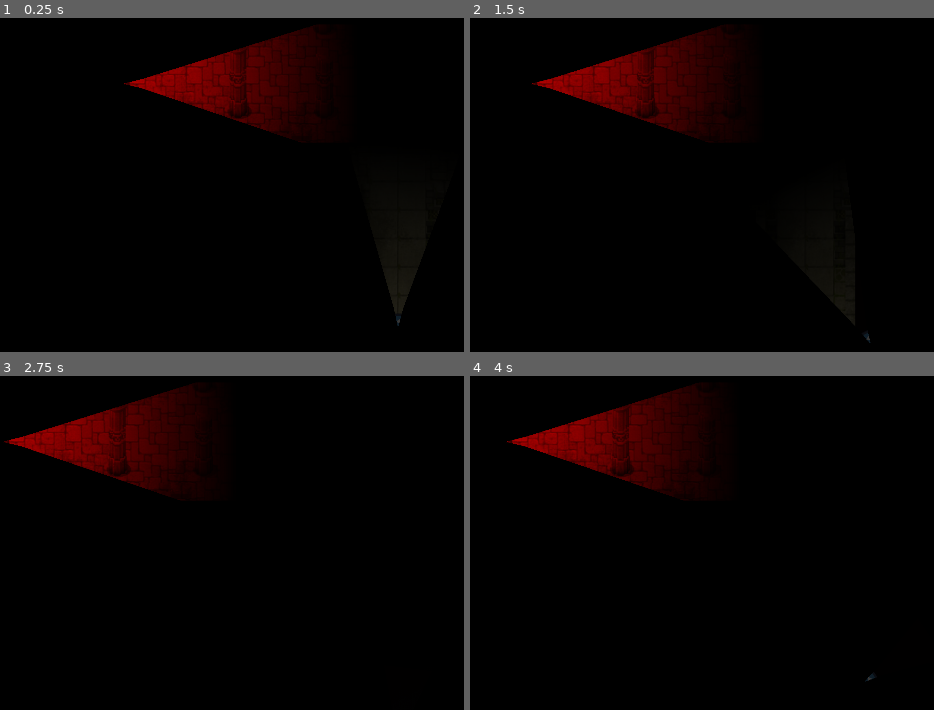
Above: before the commit, frames 1-4 (two rows, left to right).
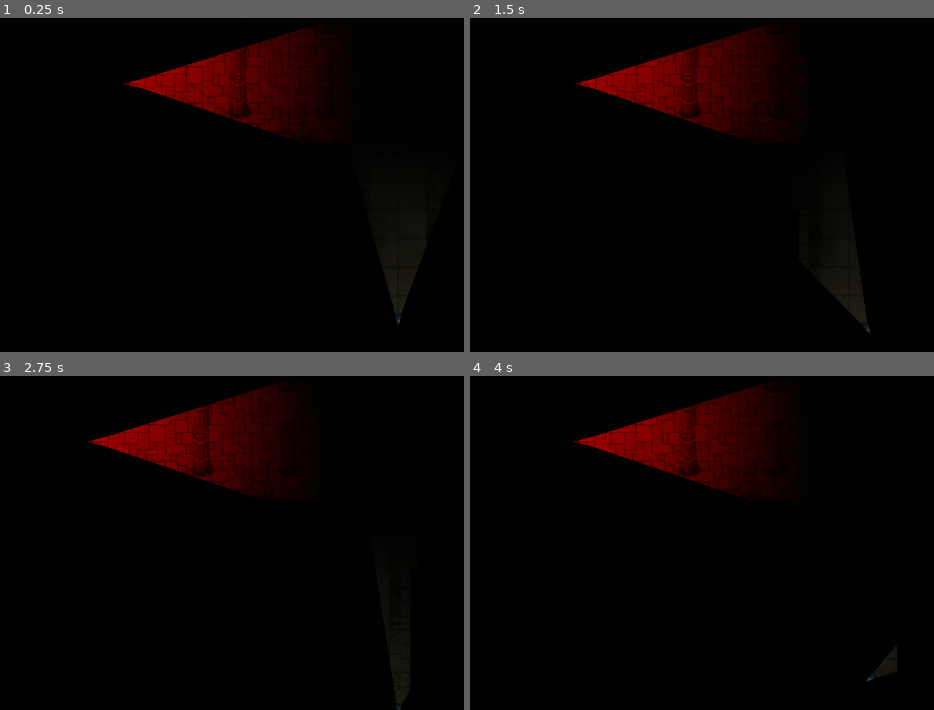
Above: after the commit, the same moments.

Repository: linghluo/2D-top-view-Escapists
Game: Godot game, scene res://scenes/main.tscn
The game is run twice, just before and just after one commit, with the same random seed, the same clock (stepped at 60 frames per second) and the same inputs. The engine's default icon, where the game draws it, is replaced by a stand-in: a white triangle on a blue panel in a dark square.
Inputs (mouse positions are in pixels of both pictures, inside the frame that each line leads up to):
- Up to frame 1 (0.25 s): no input
- Up to frame 2 (1.5 s): tap Enter at 0.5 s; move the mouse to (outside the picture) at 0.52 s; hold D (p_right) 0.53-1.28 s; hold Space (p_sneak, bound only after the commit) 0.53-1.28 s; tap Shift (p_dash, bound only after the commit) at 0.6 s; move the mouse to (711, 151) at 1.27 s; hold S (p_down) from 1.28 s (still down); tap Space (p_sneak, bound only after the commit) at 1.35 s
- Up to frame 3 (2.75 s): tap Shift (p_dash, bound only after the commit) at 1.55, 2.1 s; move the mouse to (outside the picture) at 2.02 s; release S (p_down) at 2.03 s; hold D (p_right) from 2.03 s (still down); hold Space (p_sneak, bound only after the commit) from 2.03 s (still down)
- Up to frame 4 (4 s): move the mouse to (827, 576) at 2.77 s; release D (p_right) at 2.78 s; release Space (p_sneak, bound only after the commit) at 2.78 s; hold W (p_up) 2.78-3.53 s; tap Space (p_sneak, bound only after the commit) at 2.85, 3.5 s; tap Shift (p_dash, bound only after the commit) at 3.05, 3.6 s; move the mouse to (outside the picture) at 3.52 s; hold A (p_left) from 3.53 s (still down); hold Space (p_sneak, bound only after the commit) from 3.53 s (still down)

The runs differ from the first frame. In frame 2, 8.4% of the frame differs, in the area x 13-87%, y 2-98%; in frame 3, 12%, in the area x 0-88%, y 2-100%; in frame 4, 11%.

Commit message:
又是充实的一天啊，重构了player，加了点小功能

Diff:
--- a/project.godot
+++ b/project.godot
@@ -44,6 +44,20 @@
 }
 p_attack={
 "deadzone": 0.2,
-"events": [Object(InputEventKey,"resource_local_to_scene":false,"resource_name":"","device":-1,"window_id":0,"alt_pressed":false,"shift_pressed":false,"ctrl_pressed":false,"meta_pressed":false,"pressed":false,"keycode":0,"physical_keycode":74,"key_label":0,"unicode":106,"location":0,"echo":false,"script":null)
+"events": [Object(InputEventMouseButton,"resource_local_to_scene":false,"resource_name":"","device":-1,"window_id":0,"alt_pressed":false,"shift_pressed":false,"ctrl_pressed":false,"meta_pressed":false,"button_mask":1,"position":Vector2(170, 31),"global_position":Vector2(182, 91),"factor":1.0,"button_index":1,"canceled":false,"pressed":true,"double_click":false,"script":null)
 ]
 }
+p_sneak={
+"deadzone": 0.2,
+"events": [Object(InputEventKey,"resource_local_to_scene":false,"resource_name":"","device":-1,"window_id":0,"alt_pressed":false,"shift_pressed":false,"ctrl_pressed":false,"meta_pressed":false,"pressed":false,"keycode":0,"physical_keycode":32,"key_label":0,"unicode":32,"location":0,"echo":false,"script":null)
+]
+}
+p_dash={
+"deadzone": 0.2,
+"events": [Object(InputEventKey,"resource_local_to_scene":false,"resource_name":"","device":-1,"window_id":0,"alt_pressed":false,"shift_pressed":false,"ctrl_pressed":false,"meta_pressed":false,"pressed":false,"keycode":0,"physical_keycode":4194325,"key_label":0,"unicode":0,"location":0,"echo":false,"script":null)
+]
+}
+
+[rendering]
+
+viewport/hdr_2d=true
--- a/scenes/main.tscn
+++ b/scenes/main.tscn
@@ -1,9 +1,22 @@
-[gd_scene load_steps=5 format=3 uid="uid://dukca71mfgm5q"]
+[gd_scene load_steps=6 format=3 uid="uid://dukca71mfgm5q"]
 
 [ext_resource type="PackedScene" uid="uid://bq3vftd4hwv26" path="res://scenes/player.tscn" id="1_o5qli"]
 [ext_resource type="PackedScene" uid="uid://dj3pes45dip6o" path="res://scenes/enemy.tscn" id="2_0wfyh"]
 [ext_resource type="Texture2D" uid="uid://ciarrw1bmn6ok" path="res://src/yuka遺跡１F_1b.png" id="3_sugp2"]
-[ext_resource type="Script" path="res://script/camera001.gd" id="4_jyhfs"]
+[ext_resource type="Script" uid="uid://dehdi1dk1ymfs" path="res://script/camera001.gd" id="4_jyhfs"]
+
+[sub_resource type="Environment" id="Environment_jyhfs"]
+ambient_light_sky_contribution = 0.0
+glow_enabled = true
+glow_levels/1 = 1.0
+glow_levels/2 = 1.0
+glow_levels/4 = 1.0
+glow_levels/6 = 1.0
+glow_levels/7 = 1.0
+glow_intensity = 1.49
+glow_bloom = 0.64
+glow_blend_mode = 0
+glow_hdr_threshold = 0.22
 
 [node name="Main" type="Node2D"]
 metadata/_edit_lock_ = true
@@ -15,6 +28,8 @@
 metadata/_edit_lock_ = true
 
 [node name="DirectionalLight2D" type="DirectionalLight2D" parent="."]
+color = Color(1, 1, 1, 0.733333)
+energy = 1.35
 blend_mode = 1
 metadata/_edit_lock_ = true
 
@@ -33,3 +48,6 @@
 limit_right = 1485
 limit_bottom = 695
 script = ExtResource("4_jyhfs")
+
+[node name="WorldEnvironment" type="WorldEnvironment" parent="."]
+environment = SubResource("Environment_jyhfs")
--- a/scenes/player.tscn
+++ b/scenes/player.tscn
@@ -1,7 +1,13 @@
-[gd_scene load_steps=8 format=3 uid="uid://bq3vftd4hwv26"]
+[gd_scene load_steps=10 format=3 uid="uid://bq3vftd4hwv26"]
 
 [ext_resource type="Script" uid="uid://bchgnsj8l8aqe" path="res://script/player.gd" id="1_g2brh"]
 [ext_resource type="Texture2D" uid="uid://bh0arcprifcq5" path="res://icon.svg" id="1_lj8jo"]
+[ext_resource type="Shader" uid="uid://cdg1d1knr0jvy" path="res://shader/player_Afterimage.gdshader" id="2_qhqgy"]
+
+[sub_resource type="ShaderMaterial" id="ShaderMaterial_qhqgy"]
+shader = ExtResource("2_qhqgy")
+shader_parameter/time = 0.0
+shader_parameter/glow_color = Color(1, 0.5, 1, 1)
 
 [sub_resource type="CapsuleShape2D" id="CapsuleShape2D_g2brh"]
 radius = 34.375
@@ -24,7 +30,13 @@
 [node name="player" type="CharacterBody2D"]
 script = ExtResource("1_g2brh")
 
+[node name="AfterImage" type="Sprite2D" parent="."]
+material = SubResource("ShaderMaterial_qhqgy")
+scale = Vector2(0.146, 0.146)
+texture = ExtResource("1_lj8jo")
+
 [node name="Sprite2D" type="Sprite2D" parent="."]
+use_parent_material = true
 position = Vector2(1, 1.90735e-06)
 scale = Vector2(0.1958, 0.189453)
 texture = ExtResource("1_lj8jo")
@@ -55,4 +67,6 @@
 position = Vector2(8, -15)
 occluder = SubResource("OccluderPolygon2D_dqkch")
 
+[node name="CPUParticles_dash" type="CPUParticles2D" parent="."]
+
 [connection signal="timeout" from="Timer_reset_alertness" to="." method="_on_timer_timeout"]
--- a/script/enemy.gd
+++ b/script/enemy.gd
@@ -24,6 +24,8 @@
 	raycasts = [$RayCast1, $RayCast2, $RayCast3, $RayCast4, $RayCast5, $RayCast6, $RayCast7, $RayCast8, $RayCast9]
 
 func _physics_process(delta):
+	# 测试警戒值变化速率
+	# print("Alertness: ", player.alertness)
 	distance_to_player = position.distance_to(player.position) # 获取self与玩家距离值
 	# 实现转向
 	if velocity.length() > 0.1:
@@ -32,7 +34,7 @@
 	match state:
 		State.initalize:
 			initalize()
-			print("initalize")
+			# print("initalize")
 		State.chasing:
 			move_towards(last_seen_position, delta)
 			tag_loss = 0
@@ -60,11 +62,6 @@
 		# 如果原来是 chasing 状态，现在看不到玩家了，就转为searching
 		if state == State.chasing:
 			state = State.searching
-
-	# 测试警戒值变化速率
-	print("Alertness: ", player.alertness)
-	print("tag_loss", tag_loss)
-	print("time_loss", time_loss)
 
 # 警觉值增加方法
 func alert_up(delta: float):
--- a/script/player.gd
+++ b/script/player.gd
@@ -1,45 +1,139 @@
 extends CharacterBody2D
 
-@export var speed: float = 8000.0 # 角色速度
-@export var alertness_downspeed: float = 2.0 # 警觉值下降速度
+@export var normal_speed: float = 80.0 # 正常行走速度
+@export var sneak_speed: float = 40.0 # 潜行行走速度
+@export var dash_speed: float = 1000.0 # 冲刺速度（像素/秒）
+@export var dash_distance: float = 150.0 # 冲刺固定距离（像素）
+@export var dash_charge_time: float = 1.0 # 蓄力时长（秒）
+@export var dash_cooldown: float = 2.0 # 冲刺冷却（秒）
+@export var ghost_interval: float = 0.02 # 残影生成间隔（秒）
+@onready var charge_particles: CPUParticles2D = $CPUParticles_dash
 
-var can_downalert: bool = true # 是否可以降低警戒
-var time_can_downalert: float = 0 # 记录重置可以下降警戒的时间
-var time_can_downalert_speed: float = 20.0 # 重置警戒时间的速度参数，单位为秒
-var alertness: float = 0 # 初始化警觉值
+# 冲刺系统相关
+var dash_charge_timer: float = 0.0 # 蓄力倒计时
+var dash_timer: float = 0.0 # 冲刺冷却倒计时
+var dash_direction: Vector2 = Vector2.ZERO # 冲刺方向
+var dash_start_pos: Vector2 = Vector2.ZERO # 冲刺起点
+var dash_end_pos: Vector2 = Vector2.ZERO # 冲刺终点
+var ghost_timer: float = 0.0 # 残影生成倒计时
+
+# 警觉值相关系统
+var can_downalert: bool = true # 是否允许警觉值下降
+@export var alertness_downspeed: float = 2.0 # 警觉值下降速率 (/秒)
+@export var time_can_downalert_speed: float = 20.0 # 重置可降警戒tag时间
+var alertness: float = 0.0 # 警觉值
+
+# 玩家状态机
+enum State {normal, sneak, dash_change, dash}
+var state: State = State.normal # 初始化状态机
 
 func _ready() -> void:
-	# 警戒值重置计时器
+	# 警觉值重置定时器
 	$Timer_reset_alertness.wait_time = time_can_downalert_speed
 	$Timer_reset_alertness.start()
 
-func _physics_process(delta):
-	# 角色移动
-	var dir1 = Vector2(
+func _physics_process(delta: float) -> void:
+	# 清空速度（更好的速度管理）
+	velocity = Vector2.ZERO
+
+	# 状态机
+	match state:
+		State.normal:
+			var dir = get_input_dir()
+			velocity = dir * normal_speed
+			if Input.is_action_pressed("p_sneak"):
+				state = State.sneak
+			elif Input.is_action_just_pressed("p_dash") and dash_timer <= 0.0:
+				state = State.dash_change
+				dash_charge_timer = dash_charge_time
+				charge_particles.emitting = true
+
+		State.sneak:
+			var dir2 = get_input_dir()
+			velocity = dir2 * sneak_speed
+			if Input.is_action_just_released("p_sneak"):
+				state = State.normal
+
+		State.dash_change:
+			dash_charge_timer -= delta
+			if Input.is_action_just_released("p_dash"):
+				charge_particles.emitting = false
+				if dash_charge_timer <= 0.0:
+					# 蓄力完成，记录起点与终点，进入冲刺状态
+					dash_direction = (get_global_mouse_position() - global_position).normalized()
+					dash_start_pos = global_position
+					dash_end_pos = dash_start_pos + dash_direction * dash_distance
+					state = State.dash
+					dash_timer = dash_cooldown
+					ghost_timer = 0.0
+				else:
+					# 蓄力失败，回归初始
+					state = State.normal
+
+		State.dash:
+			# 冲刺用的临时速度
+			velocity = dash_direction * dash_speed
+			# 冲刺位移限制
+			if global_position.distance_to(dash_start_pos) >= dash_distance:
+				state = State.normal
+				velocity = Vector2.ZERO
+			# 残影
+			ghost_timer -= delta
+			if ghost_timer <= 0.0:
+				spawn_afterimage()
+				ghost_timer = ghost_interval
+
+	# 冲刺冷却倒计时
+	if dash_timer > 0.0:
+		dash_timer -= delta
+
+	# 朝向鼠标
+	face_mouse(delta)
+
+	# 警觉值自然下降，如果可以的话
+	if can_downalert and alertness > 0.0:
+		alert_down(delta)
+
+	# 统一调用移动函数
+	move_and_slide()
+
+# 获取输入方向
+func get_input_dir() -> Vector2:
+	return Vector2(
 		Input.get_action_strength("p_right") - Input.get_action_strength("p_left"),
 		Input.get_action_strength("p_down") - Input.get_action_strength("p_up")
 	).normalized()
-	velocity = dir1 * speed * delta
-	move_and_slide()
 
-	# 角色朝向鼠标位置
-	var mouse_pos = get_global_mouse_position()
-	var dir2 = (mouse_pos - global_position).angle()
-	var pos_to = abs(angle_difference(rotation, dir2))
-	if pos_to > 0.1:
-		rotation = lerp_angle(rotation, dir2, 7 * delta)
+# 朝向鼠标
+func face_mouse(delta: float) -> void:
+	var mp = get_global_mouse_position()
+	var ang = (mp - global_position).angle()
+	if abs(angle_difference(rotation, ang)) > 0.1:
+		rotation = lerp_angle(rotation, ang, 7 * delta)
 
-	# 警戒值自然下降
-	if can_downalert and alertness > 0:
-		alert_down(delta)
+# 警觉值相关
+func _on_Timer_reset_alertness_timeout() -> void:
+	can_downalert = true
 
-# 警戒重置计时器函数体
-func _on_timer_timeout() -> void:
-	can_downalert = true
-	print("重置警戒")
+func alert_down(delta: float) -> void:
+	alertness = max(alertness - alertness_downspeed * delta, 0.0)
 
-# 警戒值减少方法
-func alert_down(delta: float):
-	alertness -= alertness_downspeed * delta
-	if alertness < 0:
-		alertness = 0
+# 残影相关
+func spawn_afterimage() -> void:
+	var afterimage = $AfterImage.duplicate() as Sprite2D
+	afterimage.name = "afterimage"
+	afterimage.global_position = global_position
+	afterimage.global_rotation = rotation
+	afterimage.z_index = z_index + 1
+	get_parent().add_child(afterimage)
+
+	# ShaderMaterial 材质
+	var mat := ShaderMaterial.new()
+	mat.shader = preload("res://shader/player_Afterimage.gdshader")
+	mat.set_shader_parameter("time", 0.0)
+	afterimage.material = mat
+
+	# 渐变动画及其销毁（tween）
+	var t := create_tween()
+	t.tween_property(mat, "shader_parameter/time", 1.0, 0.5) # 渐变持续时间
+	t.tween_callback(Callable(afterimage, "queue_free"))
--- /dev/null
+++ b/shader/player_Afterimage.gdshader
@@ -0,0 +1,13 @@
+shader_type canvas_item;
+render_mode blend_add, unshaded;
+
+uniform float time : hint_range(0.0, 1.0);
+uniform vec4 glow_color : source_color = vec4(1.5, 0.8, 2.0, 0.5); // 颜色及其亮度
+
+void fragment() {
+    vec4 tex_color = texture(TEXTURE, UV);
+    float lif = 1.0 - time;
+    vec3 final_color = tex_color.rgb * lif * 0.6 + glow_color.rgb * lif;
+
+    COLOR = vec4(final_color, tex_color.a * lif);
+}
Not shown, added: shader/player_Afterimage.gdshader.uid
